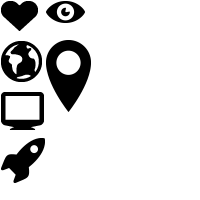
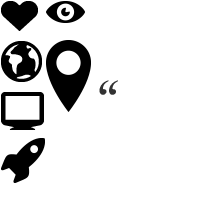
Comparing the layer stacks of the two 200×200 images. Changes:
added layer "“" above "Forma 1" over [99, 80, 118, 95]
